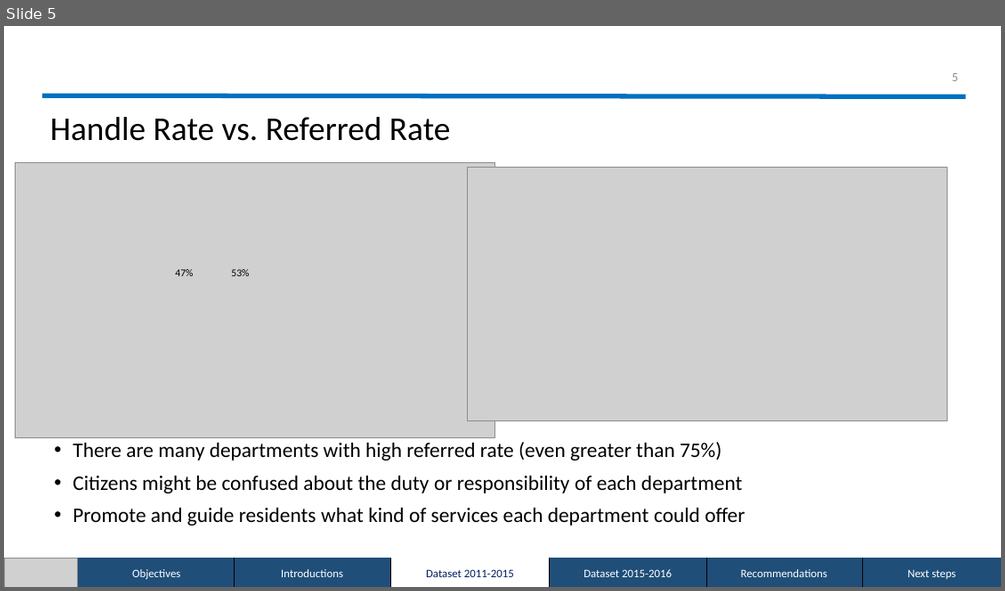
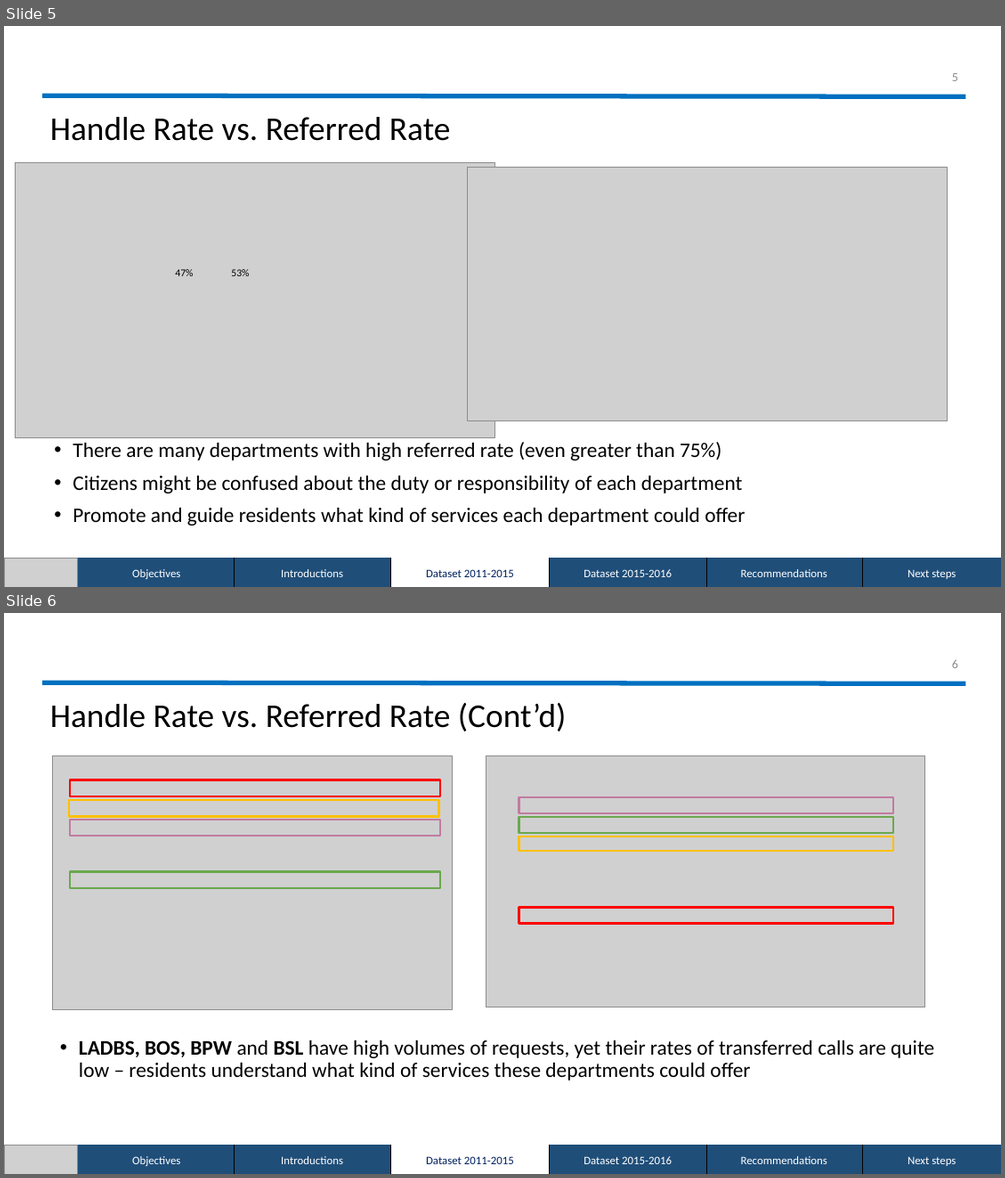
Before and after one commit to OliviaBian/311-Call-Center-Tracking-Data-for-City-of-Los-Angele, a slide deck: DSO545-FinalProject-Group10-Presentation.pptx. Shown one above the other, each under a label of ours: slide 5 before the commit, slides 5 and 6 after it. The pictures are 1005x591 and 1005x1178 pixels, drawn with LibreOffice and Linux fonts; fonts in the diff are those of the drawing; grey boxes stand for pictures. Boxes give left, top, right and bottom in pixels: in the first picture for what was removed or moved away, otherwise in the second. Text is boxed around its words. In the diff, an @@ line names an element or a change of style, - is before the commit and + after.

```diff
--- a/DSO545-FinalProject-Group10-Presentation.pptx
+++ b/DSO545-FinalProject-Group10-Presentation.pptx
@@ slide 6 added at (4,613,1001,1174), background #FFFFFF; not listed: 1 template element that a slide beside it also shows @@
@@ page number added at (952,659,958,668), 12 pt, text #8C8C8C @@
+6
@@ text added at (50,703,566,731), 32 pt, text #000000 @@
+Handle Rate vs. Referred Rate (Cont’d)
@@ picture added at (53,755,453,1010) @@
@@ picture added at (486,755,925,1007) @@
@@ rectangle added at (70,779,440,796), outline #FF0000 2 pt @@
@@ rectangle added at (519,798,893,813), outline #C27BA0 2 pt @@
@@ rectangle added at (69,800,439,817), outline #FFC000 2 pt @@
@@ rectangle added at (70,819,440,835), outline #C27BA0 2 pt @@
@@ rectangle added at (519,817,893,833), outline #6AA84F 2 pt @@
@@ rectangle added at (519,836,893,851), outline #FFC000 2 pt @@
@@ rectangle added at (70,872,440,888), outline #6AA84F 2 pt @@
@@ rectangle added at (519,908,893,924), outline #FF0000 2 pt @@
@@ text added at (79,1039,934,1080), 20 pt, text #000000 @@
+• LADBS, BOS, BPW and BSL have high volumes of requests, yet their rates of transferred calls are quite low – residents understand what kind of services these departments could offer
@@ group added at (4,1144,1001,1174): 7 lines, 5 rectangles, 1 text, 1 picture @@
+Objectives
+Introductions
+Dataset 2011-2015
+Dataset 2015-2016
+Recommendations
+Next steps
```
Also in this commit, not shown: 1 slide changed.
